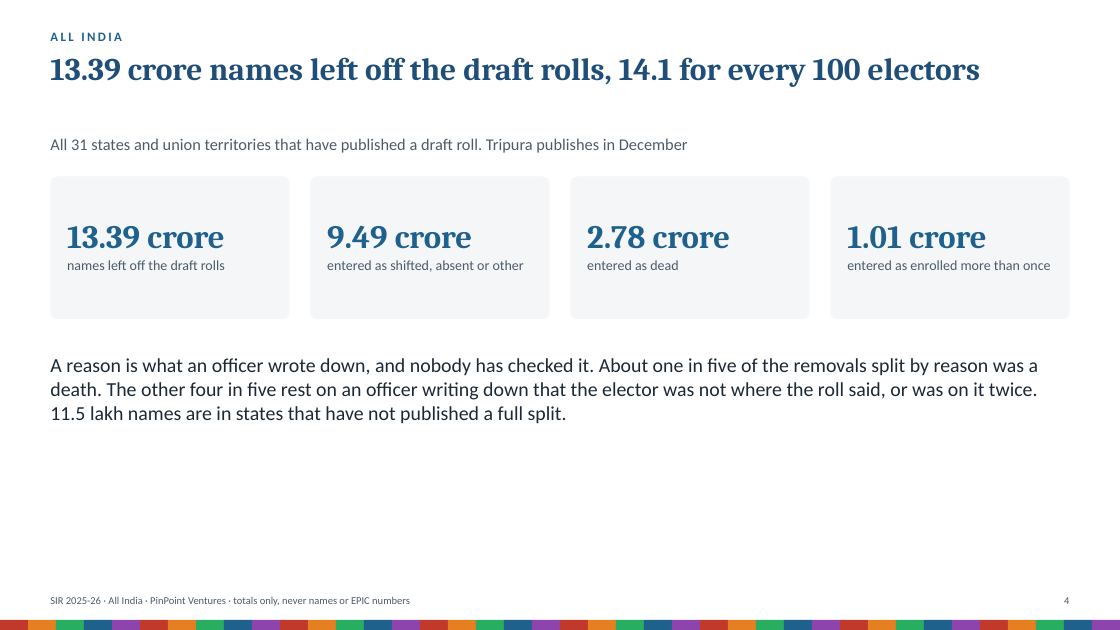
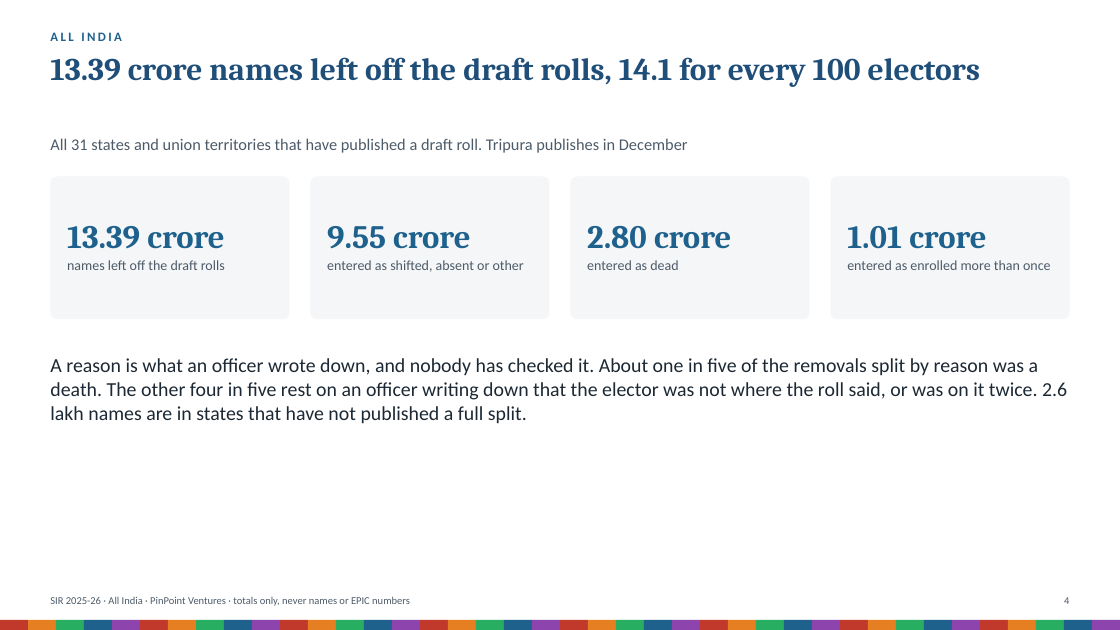
Before and after one commit to Varnasr/INDIA-DATA, a slide deck: slide 4 of reports/sir-india-deck.pptx. Drawn at 1120x630 pixels with LibreOffice and Linux fonts; fonts in the diff are those of the drawing. Boxes give left, top, right and bottom in pixels: in the first picture for what was removed or moved away, otherwise in the second. Text is boxed around its words. In the diff, an @@ line names an element or a change of style, - is before the commit and + after.

```diff
--- a/reports/sir-india-deck.pptx
+++ b/reports/sir-india-deck.pptx
@@ text at bbox=[327, 226, 470, 249]: text changed @@
-9.49 crore
+9.55 crore
@@ text at bbox=[587, 226, 731, 249]: text changed @@
-2.78 crore
+2.80 crore
@@ text at bbox=[50, 358, 1067, 424]: text changed @@
-A reason is what an officer wrote down, and nobody has checked it. About one in five of the removals split by reason was a death. The other four in five rest on an officer writing down that the elector was not where the roll said, or was on it twice. 11.5 lakh names are in states that have not published a full split.
+A reason is what an officer wrote down, and nobody has checked it. About one in five of the removals split by reason was a death. The other four in five rest on an officer writing down that the elector was not where the roll said, or was on it twice. 2.6 lakh names are in states that have not published a full split.
```
Also in this commit, not shown: 8 other slides changed, 9 other files.
